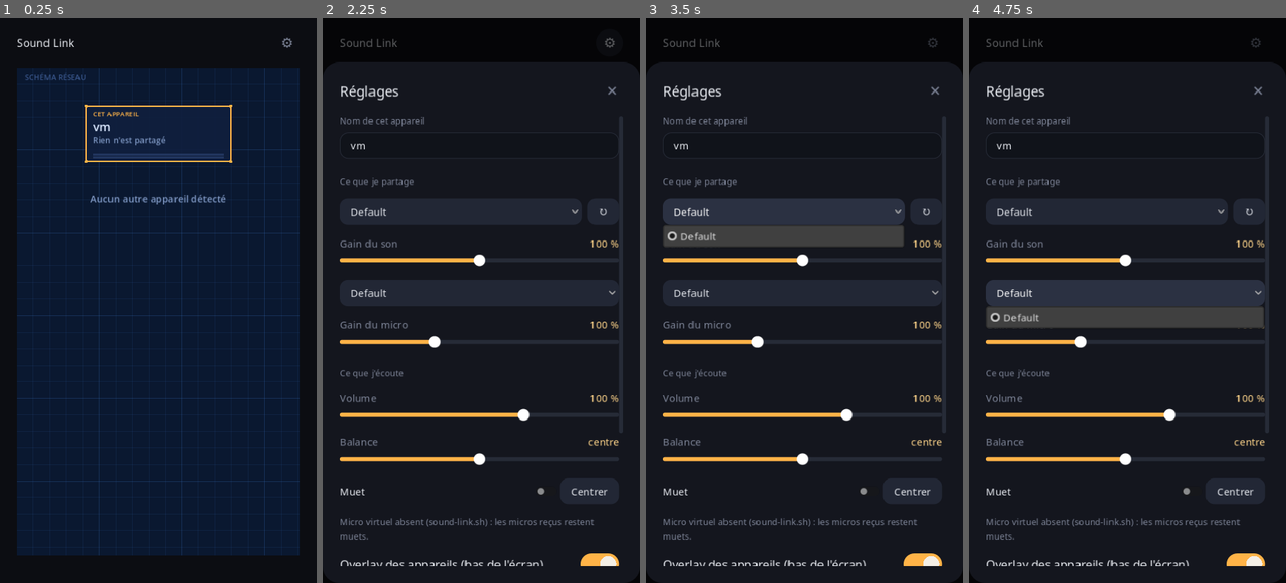
Above: before the commit, frames 1-4 (left to right).
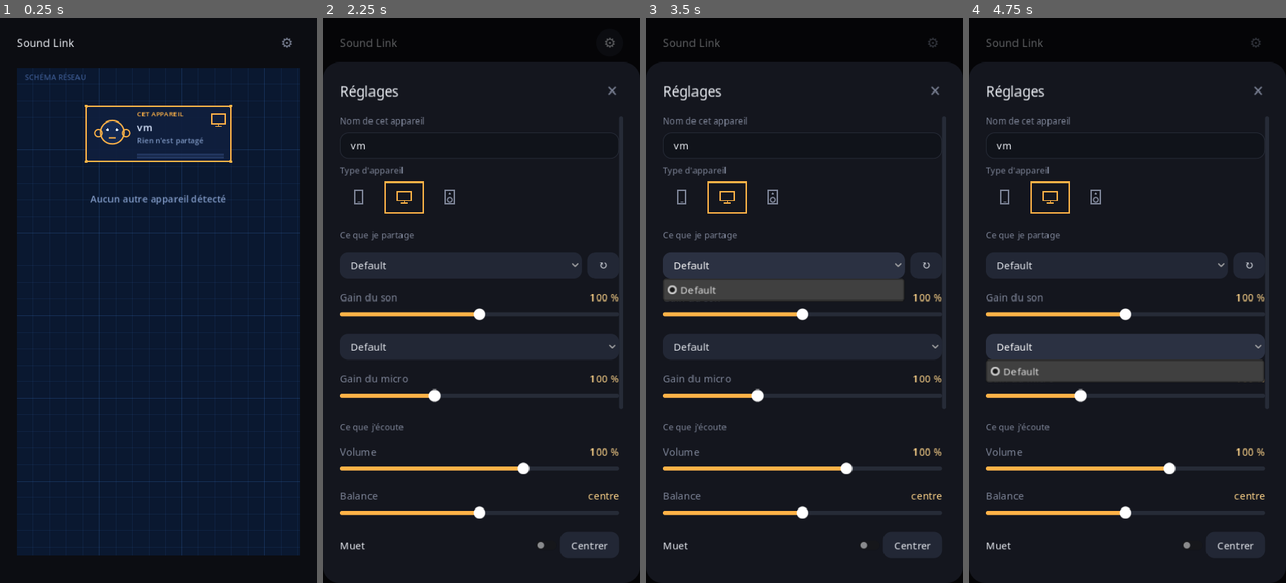
Above: after the commit, the same moments.

Repository: goodview-soft/sound-link
Game: Godot game, scene res://boot.tscn
Two runs of this game, one before a commit and one after it. Both use one fixed random seed, a clock stepped at 60 frames per second and the inputs below.
Inputs:
- Up to frame 1 (0.25 s): no input
- Up to frame 2 (2.25 s): click "⚙" at 0.5 s; click "✕" at 1.25 s; click "⚙" at 2 s
- Up to frame 3 (3.5 s): click "Default" at 2.75 s
- Up to frame 4 (4.75 s): click "↻" at 3.5 s; click "Default" at 4.25 s

The runs differ from the first frame. In frame 1, 0.7% of the frame differs, in the area x 29-72%, y 16-25%; in frame 2, 8.5%; in frame 3, 20%; in frame 4, 21%, in the area x 5-95%, y 26-97%.

Commit message:
Schéma : visage 2D animé par appareil (oreilles à ondes quand on l'écoute, bouche qui s'ouvre quand il parle), icône téléphone/PC/enceinte choisie dans Réglages et annoncée par balise
Co-Authored-By: Claude Sonnet 5.5 <noreply@anthropic.com>

Diff:
--- a/blueprint.gd
+++ b/blueprint.gd
@@ -1,4 +1,5 @@
 extends Control
+const DevIcon := preload("res://dev_icon.gd")
 ## Vue « plan technique » : mon appareil en haut, les autres en dessous, reliés par des flèches
 ## orthogonales animées (qui envoie du son à qui). Toucher un appareil : signal clicked(id).
 
@@ -22,7 +23,7 @@
 const ROW := 132.0
 const TOP := 56.0
 
-var me := {"name": "", "status": "", "ll": 0.0, "lr": 0.0, "state": 0, "cap": "", "can_snd": true}
+var me := {"name": "", "status": "", "ll": 0.0, "lr": 0.0, "state": 0, "cap": "", "can_snd": true, "type": "c"}
 var nodes: Array = []  # {id, name, snd, mic, listen, talk, mute, sub, sub_on, sub_lbl}
 var selected := ""
 var font: Font
@@ -147,6 +148,39 @@
 	draw_colored_polygon(PackedVector2Array([end, end - dir * 9 + n * 5, end - dir * 9 - n * 5]), col)
 
 
+## Visage 2D : oreilles (ondes quand ça écoute) et bouche (s'ouvre quand ça parle).
+func _face(c: Vector2, talk: bool, amp: float, hearing: bool, muted: bool, col: Color) -> void:
+	var r := 17.0
+	draw_circle(c, r, Color(0.08, 0.16, 0.32))
+	draw_arc(c, r, 0, TAU, 32, col, 1.8, true)
+	for sd in [-1.0, 1.0]:
+		var ec := c + Vector2(sd * (r + 3), 1)
+		draw_arc(ec, 5.5, 0, TAU, 14, col, 1.6, true)
+		if hearing:
+			for k in 2:
+				var ph := fposmod(t * 1.6 + k * 0.5, 1.0)
+				var rr := 8.0 + ph * 8.0
+				var a0 := 0.0 if sd > 0 else PI
+				draw_arc(ec, rr, a0 - 0.8, a0 + 0.8, 10, Color(col, 1.0 - ph), 1.6, true)
+	var blink := fposmod(t, 3.4) > 3.25
+	for sd in [-1.0, 1.0]:
+		var ep := c + Vector2(sd * 6.5, -4)
+		if blink:
+			draw_line(ep + Vector2(-2, 0), ep + Vector2(2, 0), col, 1.5)
+		else:
+			draw_circle(ep, 2.0, TEXT)
+	var mp := c + Vector2(0, 8)
+	if talk:
+		var h := 1.5 + amp * 5.5
+		draw_set_transform(mp, 0, Vector2(1.0, h / 4.0))
+		draw_circle(Vector2.ZERO, 4.0, col)
+		draw_set_transform(Vector2.ZERO)
+	else:
+		draw_line(mp + Vector2(-4, 0), mp + Vector2(4, 0), col, 1.8, true)
+	if muted:
+		draw_line(mp + Vector2(-6, 5), mp + Vector2(6, -5), RED, 2.2, true)
+
+
 func _pill(r: Rect2, label: String, on: bool, col: Color) -> void:
 	draw_rect(r, col.darkened(0.55) if on else BG)
 	draw_rect(r, col if on else DIM, false, 1.5)
@@ -202,14 +236,21 @@
 	draw_rect(mr, Color(0.06, 0.12, 0.24, 0.9))
 	draw_rect(mr, AMBER, false, 2.0)
 	_corner_ticks(mr, AMBER)
-	_txt("CET APPAREIL", Vector2(mr.position.x + 10, mr.position.y + 15), 10, AMBER)
-	_txt(str(me["name"]), Vector2(mr.position.x + 10, mr.position.y + 36), 17, TEXT, mw - 20)
-	_txt(str(me["status"]), Vector2(mr.position.x + 10, mr.position.y + 54), 12, OK if live else MUTED, mw - 20)
+	var lvl := (float(me["ll"]) + float(me["lr"])) * 0.5
+	var me_talk: bool = me["cap"] != ""
+	var me_hear := false
+	for nd in nodes:
+		me_hear = me_hear or (nd["listen"] and nd["talk"])
+	_face(Vector2(mr.position.x + 38, mr.position.y + 38), me_talk, clampf(lvl * 1.5, 0.15, 1.0) if me_talk else 0.0, me_hear, false, AMBER)
+	DevIcon.draw_device(self, Vector2(mr.end.x - 18, mr.position.y + 20), me["type"], AMBER)
+	_txt("CET APPAREIL", Vector2(mr.position.x + 74, mr.position.y + 15), 10, AMBER)
+	_txt(str(me["name"]), Vector2(mr.position.x + 74, mr.position.y + 36), 15, TEXT, mw - 110)
+	_txt(str(me["status"]), Vector2(mr.position.x + 74, mr.position.y + 54), 11, OK if live else MUTED, mw - 84)
 	for k in 2:
 		var lv: float = me["ll"] if k == 0 else me["lr"]
 		var by := mr.end.y - 12 + k * 5.0
-		draw_rect(Rect2(mr.position.x + 10, by, mw - 20, 3), Color(0.2, 0.3, 0.5, 0.5))
-		draw_rect(Rect2(mr.position.x + 10, by, (mw - 20) * clampf(lv, 0, 1), 3), OK)
+		draw_rect(Rect2(mr.position.x + 74, by, mw - 84, 3), Color(0.2, 0.3, 0.5, 0.5))
+		draw_rect(Rect2(mr.position.x + 74, by, (mw - 84) * clampf(lv, 0, 1), 3), OK)
 	var any_in := false
 	var any_out := false
 	for nd in nodes:
@@ -275,19 +316,23 @@
 		else:
 			_dashed_rect(r, bc, 1.5)
 		_corner_ticks(r, bc)
-		_txt(str(nd["name"]), Vector2(r.position.x + 10, r.position.y + 28), 15, TEXT if linked else MUTED, NW - 20)
+		var fcol: Color = TEXT if linked else DIM
+		var amp := absf(sin(t * 13.0 + n * 1.7)) * 0.7 + 0.3
+		_face(Vector2(r.position.x + 34, r.position.y + 36), nd["talk"], amp, nd["sub_on"], nd["listen"] and nd["mute"], OK if nd["talk"] else (fcol if linked else DIM))
+		DevIcon.draw_device(self, Vector2(r.end.x - 15, r.position.y + 17), nd["type"], MUTED if linked else DIM)
+		_txt(str(nd["name"]), Vector2(r.position.x + 66, r.position.y + 28), 14, TEXT if linked else MUTED, NW - 100)
 		var what: PackedStringArray = []
 		if nd["snd"]:
 			what.append("son")
 		if nd["mic"]:
 			what.append("micro")
-		_txt("partage : " + (", ".join(what) if not what.is_empty() else "rien"), Vector2(r.position.x + 10, r.position.y + 46), 11, MUTED, NW - 20)
+		_txt("partage : " + (", ".join(what) if not what.is_empty() else "rien"), Vector2(r.position.x + 66, r.position.y + 46), 10, MUTED, NW - 76)
 		var st := "vous écoute" if nd["sub"] else ("invité…" if nd["invited"] else "")
 		if nd["listen"]:
 			st = "échange" if nd["sub"] else "écouté"
 		if nd["listen"] and nd["mute"]:
 			st += " · MUET"
-		_txt(st, Vector2(r.position.x + 10, r.position.y + 63), 11, OK if (nd["talk"] or nd["sub_on"]) else DIM, NW - 20)
+		_txt(st, Vector2(r.position.x + 66, r.position.y + 63), 10, OK if (nd["talk"] or nd["sub_on"]) else DIM, NW - 76)
 
 	_port("__me", "in", me_in, any_in)
 	_port("__me", "out", me_out, any_out)
--- a/dev_icon.gd
+++ b/dev_icon.gd
@@ -1,6 +1,9 @@
 extends Control
 ## Icône oreille (m'écoute) ou bouche (m'envoie du son), barrée en rouge si off.
 
+signal picked
+var dev_type := ""  # "p" téléphone, "c" ordinateur, "e" enceinte : si défini, dessine l'appareil
+var selected := false
 var ear := false
 var col := Color.WHITE
 var off := false
@@ -20,10 +23,37 @@
 		ci.draw_line(c + Vector2(-9, 9), c + Vector2(9, -9), Color("#f87171"), 2.6, true)
 
 
+## Silhouette d'appareil : p téléphone, c ordinateur, e enceinte (centrée en c, ~22 px).
+static func draw_device(ci: CanvasItem, c: Vector2, type: String, col: Color) -> void:
+	match type:
+		"p":
+			ci.draw_rect(Rect2(c + Vector2(-6, -10), Vector2(12, 20)), col, false, 1.8)
+			ci.draw_line(c + Vector2(-2, 7), c + Vector2(2, 7), col, 1.6)
+		"e":
+			ci.draw_rect(Rect2(c + Vector2(-7, -10), Vector2(14, 20)), col, false, 1.8)
+			ci.draw_arc(c + Vector2(0, 4), 3.5, 0, TAU, 14, col, 1.6, true)
+			ci.draw_circle(c + Vector2(0, -5), 1.6, col)
+		_:
+			ci.draw_rect(Rect2(c + Vector2(-10, -8), Vector2(20, 13)), col, false, 1.8)
+			ci.draw_line(c + Vector2(0, 5), c + Vector2(0, 9), col, 1.8)
+			ci.draw_line(c + Vector2(-5, 9), c + Vector2(5, 9), col, 1.8)
+
+
+func _gui_input(ev: InputEvent) -> void:
+	if dev_type != "" and ev is InputEventMouseButton and ev.pressed and ev.button_index == MOUSE_BUTTON_LEFT:
+		picked.emit()
+
+
 func _init() -> void:
 	custom_minimum_size = Vector2(26, 26)
-	mouse_filter = MOUSE_FILTER_IGNORE
+	mouse_default_cursor_shape = Control.CURSOR_POINTING_HAND
+	mouse_filter = MOUSE_FILTER_PASS
 
 
 func _draw() -> void:
-	draw_icon(self, size / 2, ear, col, off)
+	if dev_type != "":
+		if selected:
+			draw_rect(Rect2(Vector2.ZERO, size), Color("#ffb347"), false, 2.0)
+		draw_device(self, size / 2, dev_type, Color("#ffb347") if selected else Color("#7d8497"))
+	else:
+		draw_icon(self, size / 2, ear, col, off)
--- a/main.gd
+++ b/main.gd
@@ -88,6 +88,8 @@
 var bp: Control
 var peer_panel: VBoxContainer
 var selected_peer := ""
+var my_type := "c"
+var type_picks: Array = []
 var invited := {}  # id -> true : appareils que j'ai invités à m'écouter
 
 
@@ -432,6 +434,7 @@
 	if my_id == "":
 		my_id = str(randi())
 	peer_cfg = cfg.get_value("peers", "cfg", {})
+	my_type = cfg.get_value("app", "type", "p" if OS.has_feature("mobile") else "c")
 	overlay_on = cfg.get_value("app", "overlay", true)
 	_build_ui()
 	if not OS.has_feature("mobile"):
@@ -467,6 +470,7 @@
 	cfg.set_value("listen", "balance", balance)
 	cfg.set_value("app", "id", my_id)
 	cfg.set_value("app", "overlay", overlay_on)
+	cfg.set_value("app", "type", my_type)
 	cfg.set_value("peers", "cfg", peer_cfg)
 	cfg.set_value("app", "ip", ip_edit.text)
 	cfg.set_value("app", "name", name_edit.text)
@@ -610,6 +614,20 @@
 	if name_edit.text == "":
 		name_edit.text = _device_name()
 	g0.add_child(name_edit)
+	_hint("Type d'appareil", g0)
+	var tr := HBoxContainer.new()
+	tr.add_theme_constant_override("separation", 10)
+	g0.add_child(tr)
+	for ty in ["p", "c", "e"]:
+		var pk := DevIcon.new()
+		pk.dev_type = ty
+		pk.custom_minimum_size = Vector2(56, 44)
+		pk.picked.connect(func() -> void:
+			my_type = ty
+			_refresh_type_picks())
+		tr.add_child(pk)
+		type_picks.append(pk)
+	_refresh_type_picks()
 
 	var gsh := _vbox(gs, 16)
 	_hint("Ce que je partage", gsh)
@@ -1321,13 +1339,13 @@
 			if sb["ip"] == p["ip"] and now - sb["t"] <= TIMEOUT:
 				sub = true
 		seen[p["ip"]] = true
-		out.append({"id": id, "name": p["name"], "snd": p["snd"], "mic": p["mic"], "listen": listening.has(id),
+		out.append({"id": id, "type": p.get("type", "c"), "name": p["name"], "snd": p["snd"], "mic": p["mic"], "listen": listening.has(id),
 			"talk": talk, "mute": _pcfg(id)["mute"] if listening.has(id) else false, "sub": sub,
 			"sub_on": sub and cap_kind != "", "sub_lbl": sub_lbl, "invited": invited.has(id) and not sub})
 	for sb in subs.values():
 		if not seen.has(sb["ip"]) and now - sb["t"] <= TIMEOUT:
 			seen[sb["ip"]] = true
-			out.append({"id": "sub:" + sb["ip"], "name": sb["ip"], "snd": false, "mic": false, "listen": false,
+			out.append({"id": "sub:" + sb["ip"], "type": "p", "name": sb["ip"], "snd": false, "mic": false, "listen": false,
 				"talk": false, "mute": false, "sub": true, "sub_on": cap_kind != "", "sub_lbl": sub_lbl, "invited": false})
 	bp.nodes = out
 	bp.selected = selected_peer
@@ -1335,6 +1353,7 @@
 	bp.me["status"] = pill_txt.text
 	bp.me["state"] = meter.state
 	bp.me["cap"] = cap_kind
+	bp.me["type"] = my_type
 
 
 func _update_status(now: float) -> void:
@@ -1465,7 +1484,7 @@
 	if beacon_t <= 0.0:
 		beacon_t = 1.0
 		vsink_exists = VSINK in AudioServer.get_output_device_list()
-		var flags := ("1" if cap_kind == "snd" else "0") + ("1" if cap_kind == "mic" else "0")
+		var flags := ("1" if cap_kind == "snd" else "0") + ("1" if cap_kind == "mic" else "0") + my_type
 		var msg := ("%s|%s|%d|%s|%s" % [BEACON, my_id, data_port, flags, _my_name().replace("|", " ")]).to_utf8_buffer()
 		for b in _broadcast_addrs():
 			disc.set_dest_address(b, disc_port)
@@ -1476,7 +1495,8 @@
 		if parts.size() < 5 or parts[0] != BEACON or parts[1] == my_id:
 			continue
 		peers[parts[1]] = {"ip": ip, "port": parts[2].to_int(), "snd": parts[3].substr(0, 1) == "1",
-			"mic": parts[3].substr(1, 1) == "1", "name": parts[4], "t": now}
+			"mic": parts[3].substr(1, 1) == "1", "name": parts[4], "t": now,
+			"type": parts[3].substr(2, 1) if parts[3].length() > 2 else "c"}
 	var man := ip_edit.text.strip_edges()
 	if man.is_valid_ip_address():  # appareil ajouté à la main (Réglages)
 		peers["manual"] = {"ip": man, "port": data_port, "snd": false, "mic": false, "name": man, "t": now}
@@ -1548,6 +1568,12 @@
 		selected_peer = ""
 
 
+func _refresh_type_picks() -> void:
+	for pk in type_picks:
+		pk.selected = pk.dev_type == my_type
+		pk.queue_redraw()
+
+
 func _on_bp_click(id: String) -> void:
 	if listening.has(id):
 		selected_peer = "" if selected_peer == id else id
